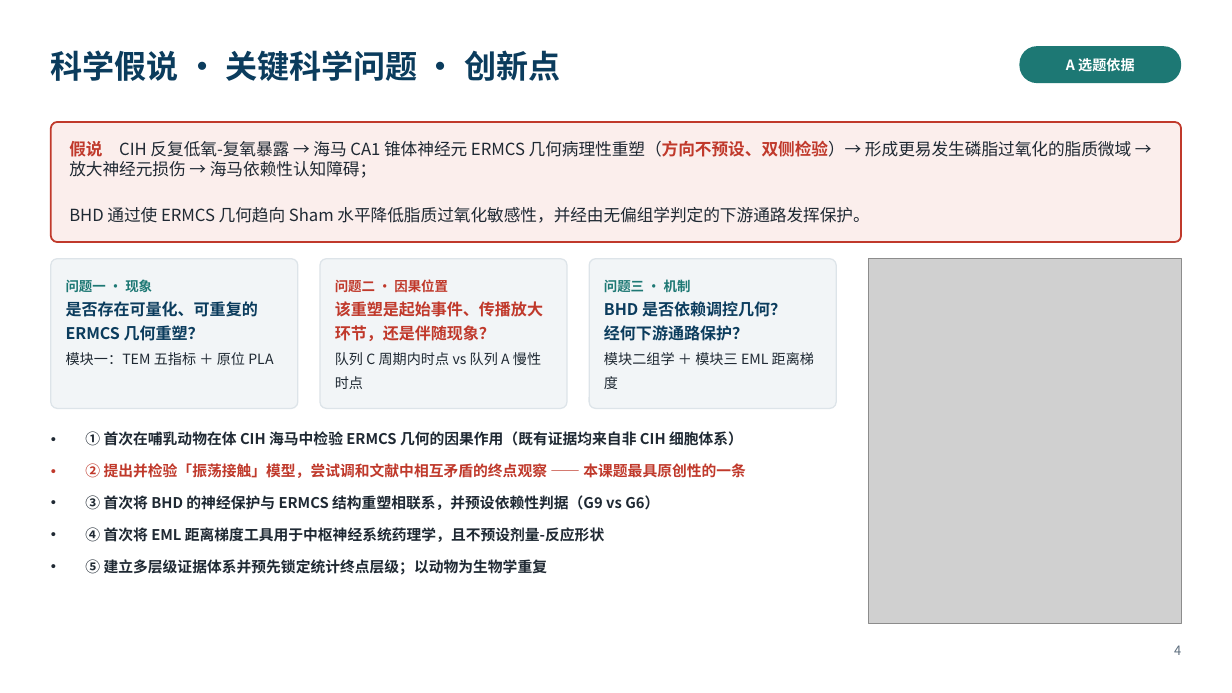
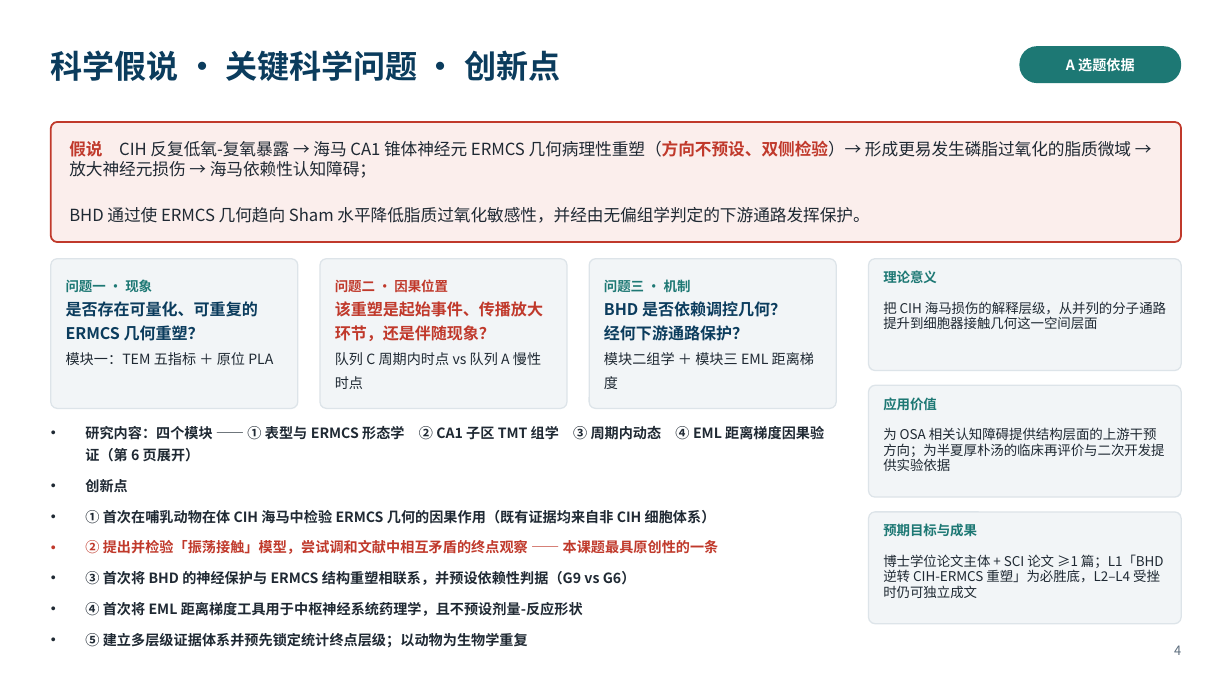
Before and after one commit to xoaiquynhanh17228kk-sketch/test, a slide deck: slide 4 of 开题报告_6分钟版.pptx. Drawn at 1232x693 pixels with LibreOffice and Linux fonts; fonts in the diff are those of the drawing; grey boxes stand for pictures. Boxes give left, top, right and bottom in pixels: in the first picture for what was removed or moved away, otherwise in the second. Text is boxed around its words. In the diff, an @@ line names an element or a change of style, - is before the commit and + after.

```diff
--- a/开题报告_6分钟版.pptx
+++ b/开题报告_6分钟版.pptx
@@ picture removed at bbox=[869, 259, 1181, 624] @@
@@ rounded rectangle added at bbox=[869, 259, 1181, 371], fill #F2F5F7, outline #DDE4E9 1 pt @@
@@ text added at bbox=[883, 270, 1166, 329], 10.5 pt, text #1F2933 @@
+理论意义
+把 CIH 海马损伤的解释层级，从并列的分子通路提升到细胞器接触几何这一空间层面
@@ rounded rectangle added at bbox=[869, 385, 1181, 497], fill #F2F5F7, outline #DDE4E9 1 pt @@
@@ text added at bbox=[883, 397, 1164, 471], 10.5 pt, text #1F2933 @@
+应用价值
+为 OSA 相关认知障碍提供结构层面的上游干预方向；为半夏厚朴汤的临床再评价与二次开发提供实验依据
@@ text at bbox=[85, 424, 824, 492]: paragraphs added @@
+• 研究内容：四个模块 —— ① 表型与 ERMCS 形态学 ② CA1 子区 TMT 组学 ③ 周期内动态 ④ EML 距离梯度因果验证（第 6 页展开）
+• 创新点
@@ text at bbox=[85, 510, 719, 648]: size 11.5 to 11 pt in "① 首次在哺乳动物在体 CIH 海马中检验 ERMCS 几何的因果作用（既有证据均来自非 CIH ...", "② 提出并检验「振荡接触」模型，尝试调和文献中相互矛盾的终点观察 —— 本课题最具原创性的一条", "③ 首次将 BHD 的神经保护与 ERMCS 结构重塑相联系，并预设依赖性判据（G9 vs ...", "④ 首次将 EML 距离梯度工具用于中枢神经系统药理学，且不预设剂量-反应形状" and 1 more places; line spacing 17.8pt to 17.1pt @@
@@ rounded rectangle added at bbox=[869, 512, 1181, 624], fill #F2F5F7, outline #DDE4E9 1 pt @@
@@ text added at bbox=[883, 523, 1164, 598], 10.5 pt, text #1F2933 @@
+预期目标与成果
+博士学位论文主体 + SCI 论文 ≥1 篇；L1「BHD 逆转 CIH-ERMCS 重塑」为必胜底，L2–L4 受挫时仍可独立成文
```
Also in this commit, not shown: 12 other slides changed, 8 other files.
